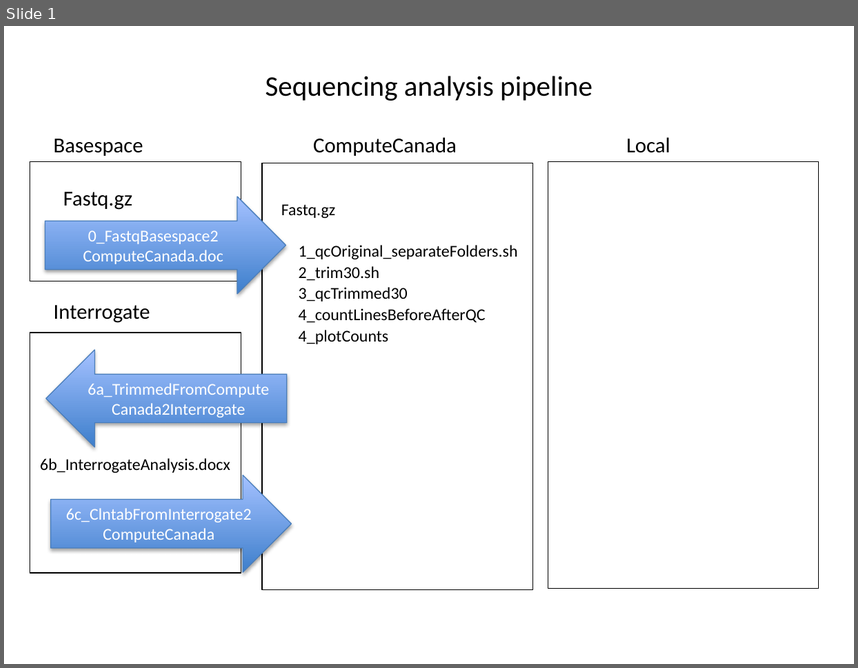
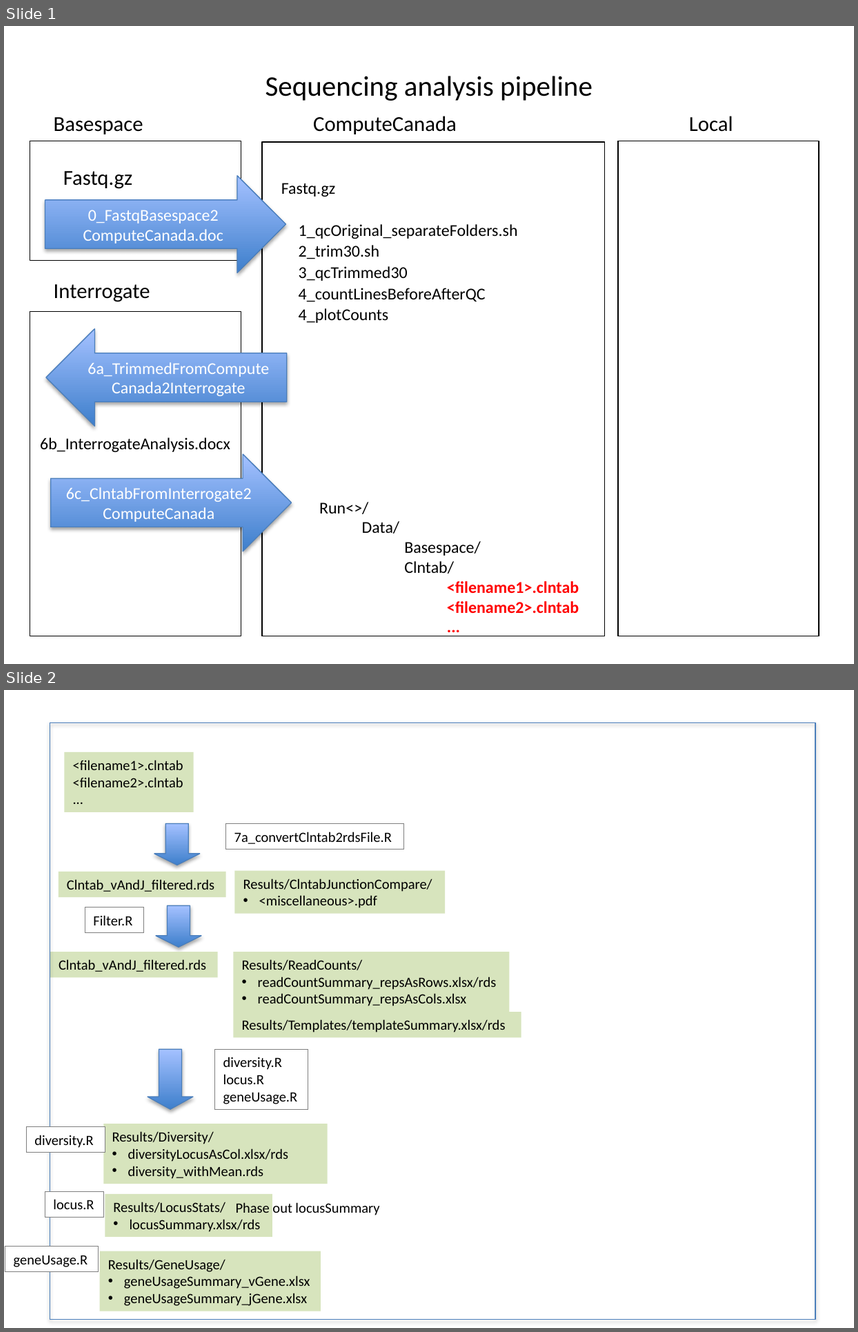
Before and after one commit to skylerchang/IntrgAnalysis, a slide deck: analysisFlowchart.pptx. Shown one above the other, each under a label of ours: slide 1 before the commit, slides 1 and 2 after it. The pictures are 858x668 and 858x1332 pixels, drawn with LibreOffice and Linux fonts; fonts in the diff are those of the drawing. Boxes give left, top, right and bottom in pixels: in the first picture for what was removed or moved away, otherwise in the second. Text is boxed around its words. In the diff, an @@ line names an element or a change of style, - is before the commit and + after.

```diff
--- a/analysisFlowchart.pptx
+++ b/analysisFlowchart.pptx
@@ slide 2 added at bbox=[4, 690, 854, 1328], background #FFFFFF @@
@@ rectangle added at bbox=[50, 723, 816, 1319], outline #4B7EBC 0.75 pt @@
@@ rectangle added at bbox=[64, 752, 194, 812], fill #D7E4BD, 12 pt, text #000000 @@
+<filename1>.clntab
+<filename2>.clntab
+...
@@ down arrow added at bbox=[154, 823, 201, 865], fill gradient #3F80CE to #A4C4FF, outline #4B7EBC 0.75 pt @@
@@ rectangle added at bbox=[226, 823, 404, 849], fill #FFFFFF, outline #808080 0.75 pt, 12 pt, text #000000 @@
+7a_convertClntab2rdsFile.R
@@ rectangle added at bbox=[59, 871, 226, 896], fill #D7E4BD, 12 pt, text #000000 @@
+Clntab_vAndJ_filtered.rds
@@ rectangle added at bbox=[235, 870, 445, 913], fill #D7E4BD, 12 pt, text #000000 @@
+Results/ClntabJunctionCompare/
+• <miscellaneous>.pdf
@@ rectangle added at bbox=[85, 907, 143, 932], fill #FFFFFF, outline #808080 0.75 pt, 12 pt, text #000000 @@
+Filter.R
@@ down arrow added at bbox=[156, 905, 202, 947], fill gradient #3F80CE to #A4C4FF, outline #4B7EBC 0.75 pt @@
@@ rectangle added at bbox=[50, 952, 217, 977], fill #D7E4BD, 12 pt, text #000000 @@
+Clntab_vAndJ_filtered.rds
@@ rectangle added at bbox=[234, 952, 510, 1012], fill #D7E4BD, 12 pt, text #000000 @@
+Results/ReadCounts/
+• readCountSummary_repsAsRows.xlsx/rds
+• readCountSummary_repsAsCols.xlsx
@@ rectangle added at bbox=[234, 1012, 522, 1037], fill #D7E4BD, 12 pt, text #000000 @@
+Results/Templates/templateSummary.xlsx/rds
@@ down arrow added at bbox=[148, 1049, 194, 1109], fill gradient #3F80CE to #A4C4FF, outline #4B7EBC 0.75 pt @@
@@ rectangle added at bbox=[215, 1049, 308, 1109], fill #FFFFFF, outline #7F7F7F 0.75 pt, 12 pt, text #000000 @@
+diversity.R
+locus.R
+geneUsage.R
@@ rectangle added at bbox=[103, 1123, 327, 1184], fill #D7E4BD, 12 pt, text #000000 @@
+Results/Diversity/
+• diversityLocusAsCol.xlsx/rds
+• diversity_withMean.rds
@@ rectangle added at bbox=[26, 1127, 105, 1152], fill #FFFFFF, outline #7F7F7F 0.75 pt, 12 pt, text #000000 @@
+diversity.R
@@ rectangle added at bbox=[45, 1191, 103, 1216], fill #FFFFFF, outline #7F7F7F 0.75 pt, 12 pt, text #000000 @@
+locus.R
@@ rectangle added at bbox=[105, 1193, 272, 1236], fill #D7E4BD, 12 pt, text #000000 @@
+Results/LocusStats/
+• locusSummary.xlsx/rds
@@ text added at bbox=[236, 1202, 379, 1215], 12 pt, text #000000 @@
+Phase out locusSummary
@@ rectangle added at bbox=[5, 1246, 99, 1272], fill #FFFFFF, outline #7F7F7F 0.75 pt, 12 pt, text #000000 @@
+geneUsage.R
@@ rectangle added at bbox=[100, 1251, 321, 1312], fill #D7E4BD, 12 pt, text #000000 @@
+Results/GeneUsage/
+• geneUsageSummary_vGene.xlsx
+• geneUsageSummary_jGene.xlsx
@@ slide 1 changed as well @@
@@ text "Local": place and size @@
-text "Local" at bbox=[626, 137, 671, 153]
+text "Local" at bbox=[689, 116, 733, 132]
@@ rectangle: place and size @@
-rectangle at bbox=[263, 163, 533, 590]
+rectangle at bbox=[263, 142, 605, 635]
@@ rectangle: place and size @@
-rectangle at bbox=[548, 162, 818, 589]
+rectangle at bbox=[618, 141, 818, 635]
@@ rectangle "v": place and size @@
-rectangle "v" at bbox=[30, 333, 240, 573]
+rectangle "v" at bbox=[30, 312, 240, 635]
@@ 11 texts, 3 right arrows, 1 rectangle: place and size @@
-11 texts, 3 right arrows, 1 rectangle at bbox=[30, 137, 518, 572]
+11 texts, 3 right arrows, 1 rectangle at bbox=[30, 116, 518, 550]
@@ text added at bbox=[319, 501, 579, 612], 14 pt, text #FF0000, bold @@
+Run<>/
+Data/
+    Basespace/
+    Clntab/
+    <filename1>.clntab
+    <filename2>.clntab
+    ...
```
Also in this commit, not shown: 1 other file.
